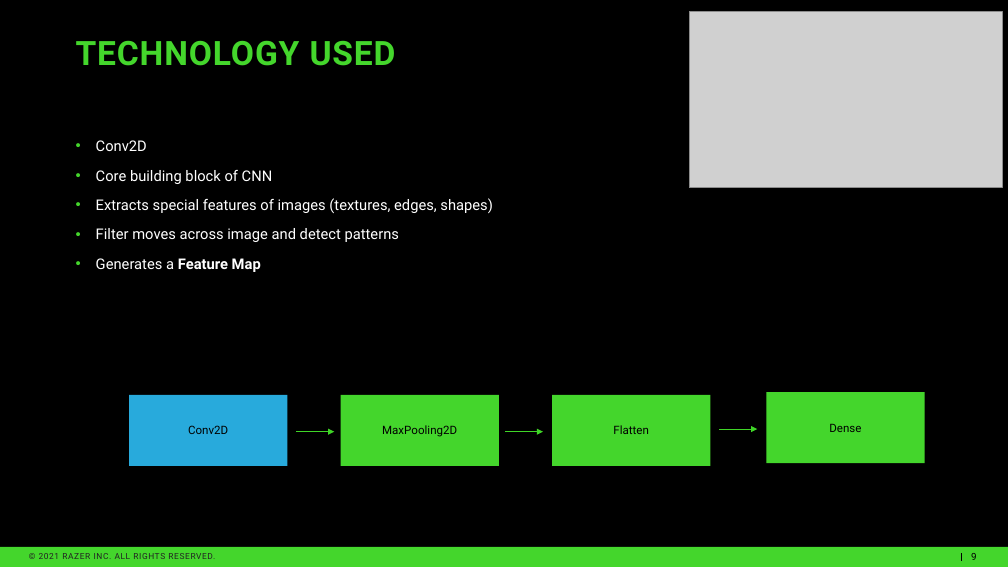
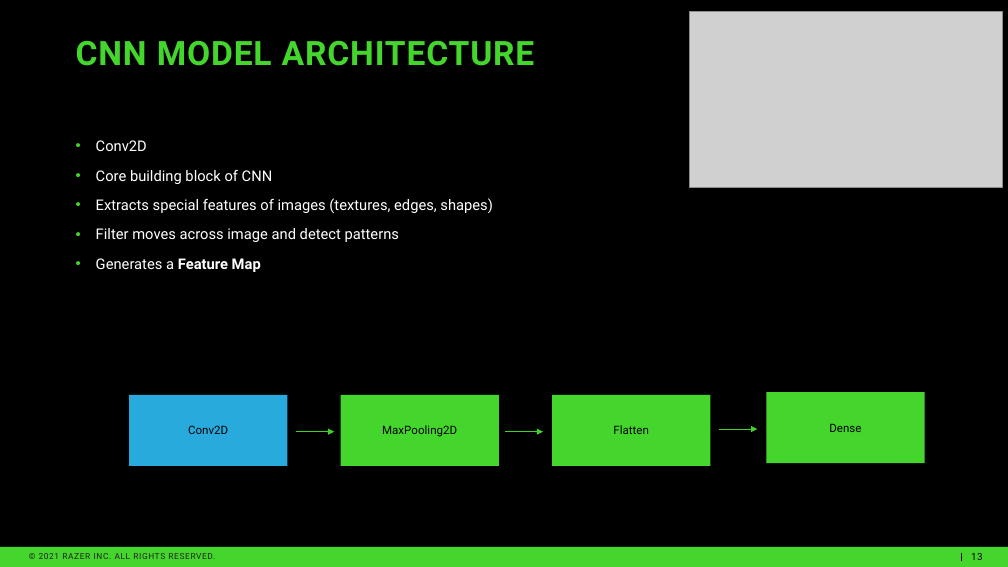
Before and after one commit to rommelsim/Capstone-Revised, a slide deck: slide 13 of Revised Capstone Presentation.pptx (slide 9 before the commit). Drawn at 1008x567 pixels with LibreOffice and Linux fonts; fonts in the diff are those of the drawing; grey boxes stand for pictures; background and template pictures are left out. Boxes give left, top, right and bottom in pixels: in the first picture for what was removed or moved away, otherwise in the second. Text is boxed around its words. In the diff, an @@ line names an element or a change of style, - is before the commit and + after.

```diff
--- a/Revised Capstone Presentation.pptx
+++ b/Revised Capstone Presentation.pptx
@@ title at (76,40,535,66): text changed @@
-TECHNOLOGY USED
+CNN MODEL ARCHITECTURE
@@ page number at (971,553,983,560): text changed @@
-9
+13
```
Also in this commit, not shown: 12 other slides changed, 4 slides added, 9 other files.
